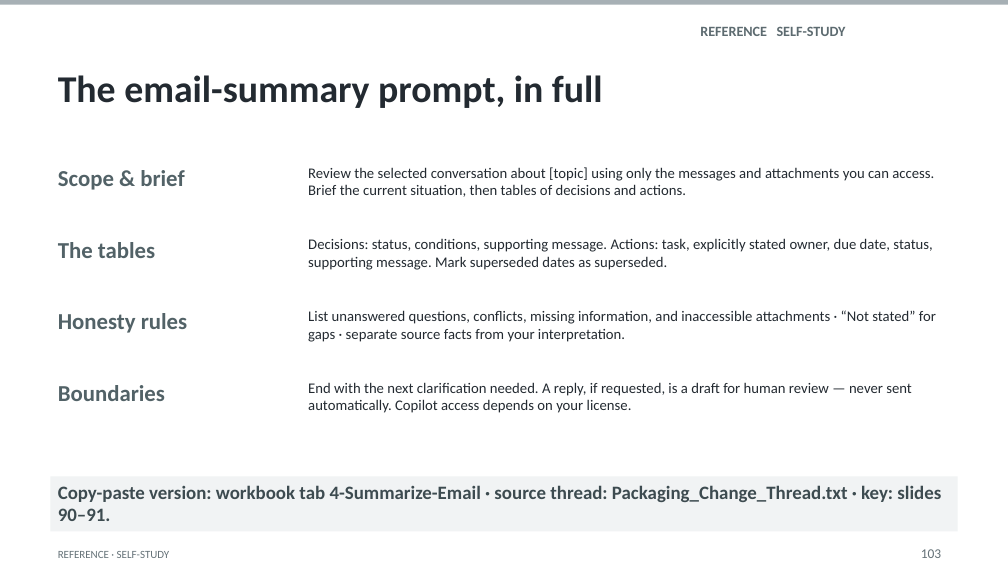
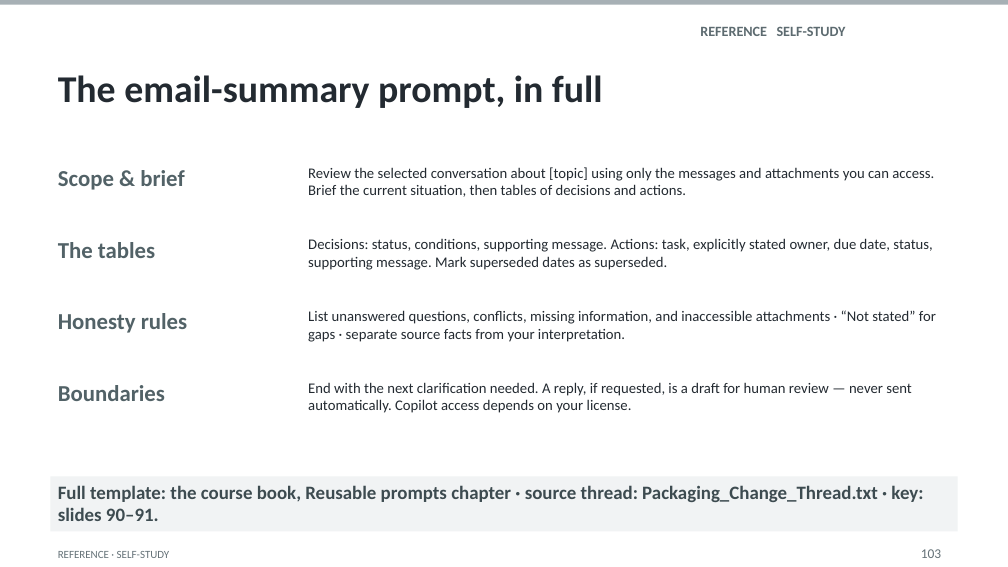
Before and after one commit to naviero1/Claude-Works, a slide deck: slide 57 of ai-training-prompt-engineering/deliverables/From_Prompts_to_Agents_Reference_Deck.pptx. Drawn at 1008x567 pixels with LibreOffice and Linux fonts; fonts in the diff are those of the drawing. Boxes give left, top, right and bottom in pixels: in the first picture for what was removed or moved away, otherwise in the second. Text is boxed around its words. In the diff, an @@ line names an element or a change of style, - is before the commit and + after.

```diff
--- a/ai-training-prompt-engineering/deliverables/From_Prompts_to_Agents_Reference_Deck.pptx
+++ b/ai-training-prompt-engineering/deliverables/From_Prompts_to_Agents_Reference_Deck.pptx
@@ text in rectangle at (x1=58, y1=485, x2=923, y2=521): text changed @@
-Copy-paste version: workbook tab 4-Summarize-Email · source thread: Packaging_Change_Thread.txt · key: slides 90–91.
+Full template: the course book, Reusable prompts chapter · source thread: Packaging_Change_Thread.txt · key: slides 90–91.
```
Also in this commit, not shown: 16 other slides changed, 19 other files.
